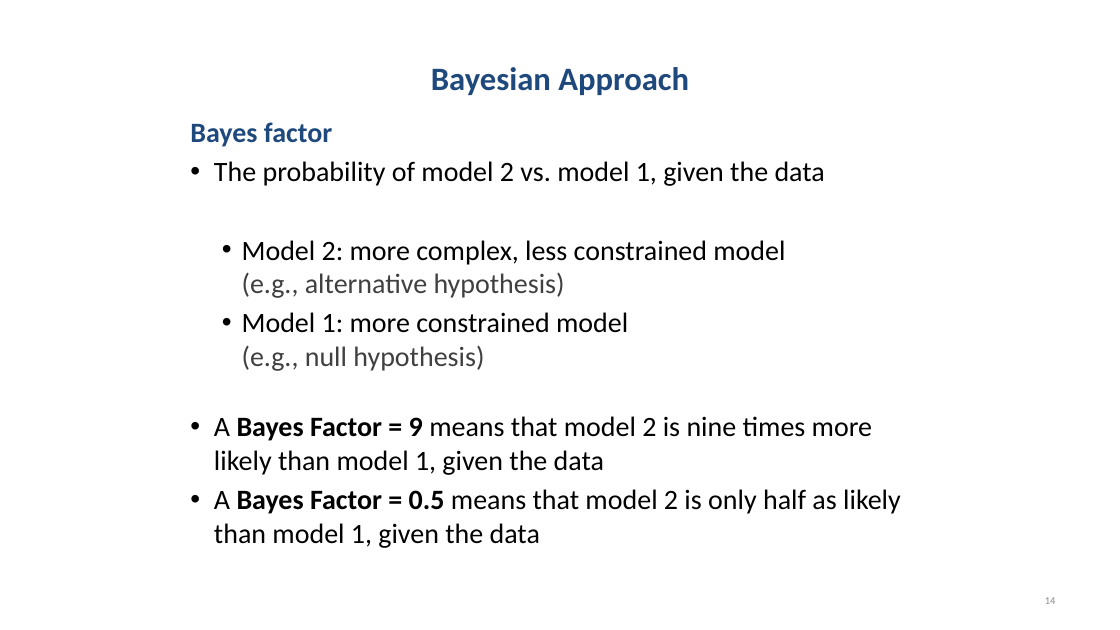
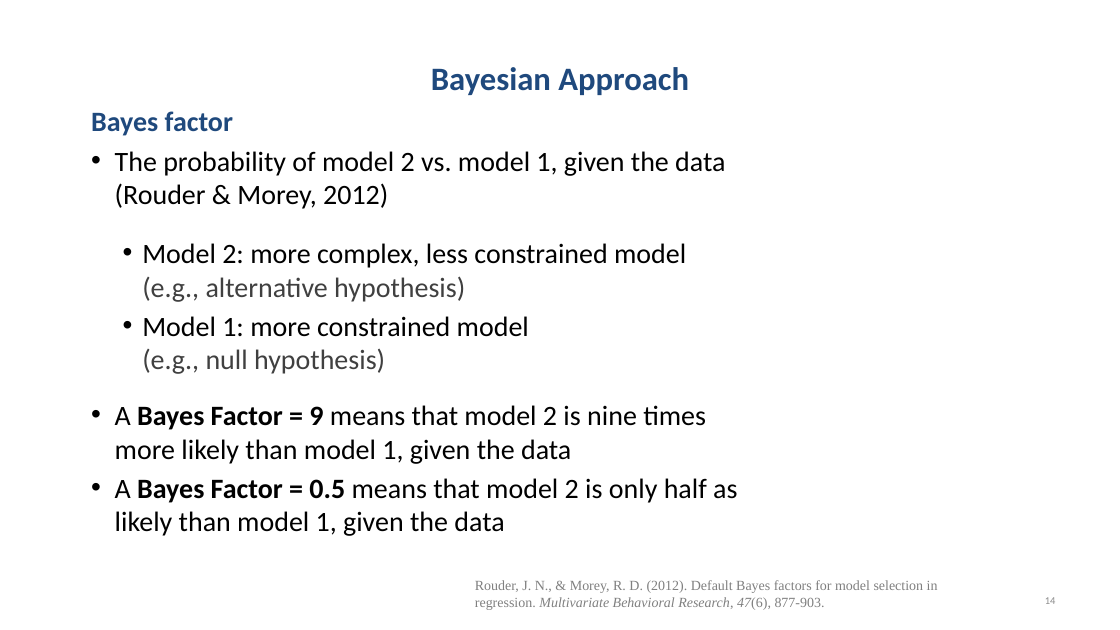
Before and after one commit to chrisjberry/datafluencyCB, a slide deck: slide 14 of slides/PSYC753_Chris2.pptx. Drawn at 1120x630 pixels with LibreOffice and Linux fonts; fonts in the diff are those of the drawing. Boxes give left, top, right and bottom in pixels: in the first picture for what was removed or moved away, otherwise in the second. Text is boxed around its words. In the diff, an @@ line names an element or a change of style, - is before the commit and + after.

```diff
--- a/slides/PSYC753_Chris2.pptx
+++ b/slides/PSYC753_Chris2.pptx
@@ text "Bayes factor" moved from (x1=190, y1=122, x2=901, y2=514) to (x1=91, y1=111, x2=737, y2=532) @@
@@ text at (x1=115, y1=151, x2=725, y2=209): text changed @@
-• The probability of model 2 vs. model 1, given the data
+• The probability of model 2 vs. model 1, given the data
+  (Rouder & Morey, 2012)
@@ text added at (x1=475, y1=580, x2=938, y2=610), 12 pt, text #808080 @@
+Rouder, J. N., & Morey, R. D. (2012). Default Bayes factors for model selection in regression. Multivariate Behavioral Research, 47(6), 877-903.
```
Also in this commit, not shown: 10 other slides changed.
